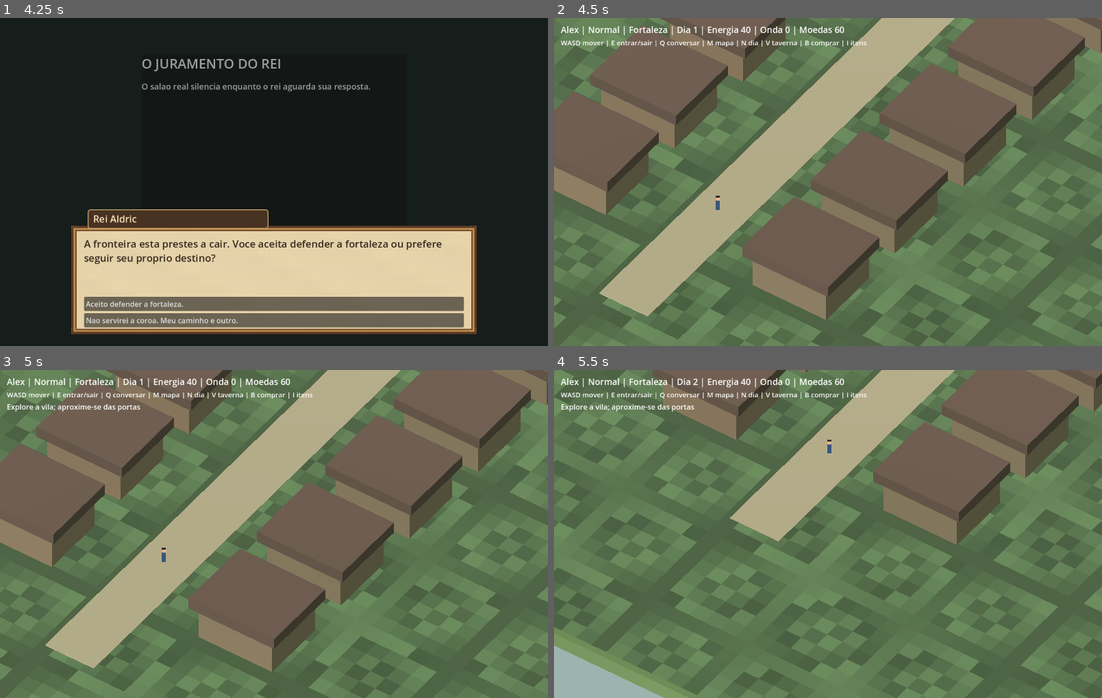
Above: before the commit, frames 1-4 (two rows, left to right).
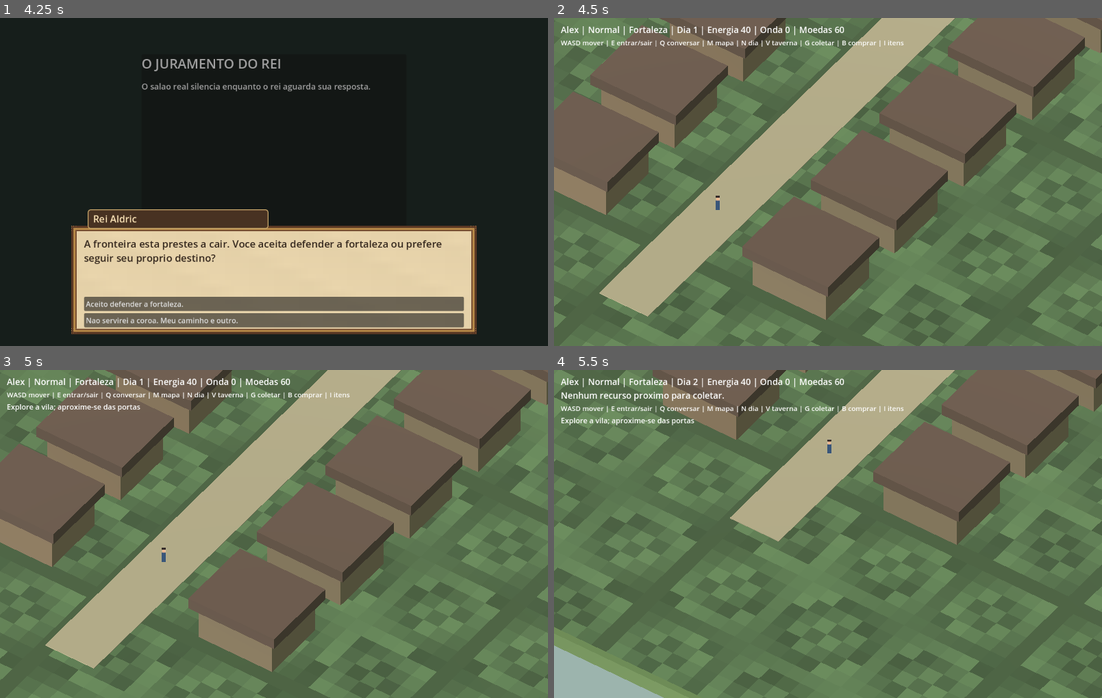
Above: after the commit, the same moments.

Repository: alexandre10227-afk/fortaleza-ultimo-bastiao
Game: Godot game, scene res://scenes/start.tscn
The game is run twice, just before and just after one commit, with the same random seed, the same clock (stepped at 60 frames per second) and the same inputs.
Inputs (mouse positions are in pixels of both pictures, inside the frame that each line leads up to):
- Up to frame 1 (4.25 s): click (274, 139) at 0.52 s; type "Alex" at 0.6 s; click "Normal" at 1.25 s; click "Normal" at 2 s; click "Comecar: audiencia com o rei" at 2.75 s; tap Enter at 3.5 s; hold D from 3.53 s (still down); tap G at 3.6 s; tap Space at 3.77 s; tap N at 3.8 s
- Up to frame 2 (4.5 s): release D at 4.25 s; click "Aceito defender a fortaleza." at 4.25 s
- Up to frame 3 (5 s): no input
- Up to frame 4 (5.5 s): tap Space at 5, 5.27 s; hold S from 5.03 s (still down); tap N at 5.1 s; tap G at 5.3 s

Frame 1 is identical in both runs. In frame 2, 0.1% of the frame differs, in the area x 45-64%, y 6-9%; in frame 3, 0.1%; in frame 4, 1.3%, in the area x 1-64%, y 6-17%.
Error before the commit: Cannot call method 'get_children' on a null value. (res://scripts/world.gd:410)
Error after the commit: Cannot call method 'get_children' on a null value. (res://scripts/world.gd:414)

Commit message:
feat(stage1): objetos de coleta nas regiões e missões por escolhas de diálogo

Diff:
--- a/novo_projeto/scripts/world.gd
+++ b/novo_projeto/scripts/world.gd
@@ -19,6 +19,7 @@
 var world_environment: WorldEnvironment
 var dialogue_ui: Control
 var _dialogue_npc: Dictionary = {}
+var resource_visuals: Dictionary = {}
 const HINT_REFRESH_SECONDS := 0.18
 var _hint_accumulator := 0.0
 var _cached_hint := ""
@@ -150,7 +151,7 @@
     help.add_theme_font_size_override("font_size", 15)
     help.text = "WASD: explorar | N: avancar dia | T: viajar | C: cronicas | F5: salvar"
     column.add_child(help)
-    help.text = "WASD mover | E entrar/sair | Q conversar | M mapa | N dia | V taverna | B comprar | I itens"
+    help.text = "WASD mover | E entrar/sair | Q conversar | M mapa | N dia | V taverna | G coletar | B comprar | I itens"
     interact_hint = Label.new()
     column.add_child(interact_hint)
     news = RichTextLabel.new()
@@ -199,9 +200,12 @@
         KEY_N:
             GameState.advance_days(1)
             _refresh_resident_positions()
+            _refresh_resource_visibility()
             _refresh_hud()
         KEY_Q:
             _talk_to_nearest_npc()
+        KEY_G:
+            _gather_nearby()
         KEY_T, KEY_M:
             _toggle_map()
         KEY_E:
@@ -432,6 +436,7 @@
         for index in range(3):
             _make_box(regional_details, Vector3(-24 + index * 24, 3, -33), Vector3(5, 6, 5), Color("#8e9188"))
     _spawn_residents()
+    _spawn_resources()
 
 func _spawn_residents() -> void:
     for visual in npc_visuals.values():
@@ -480,7 +485,11 @@
         GameState.remember(id, "primeiro_encontro" if first_meeting else "conversa")
         GameState.save_game()
         _dialogue_npc = npc
-        dialogue_ui.show_dialogue(str(npc["name"]), str(npc["dialogue"]), ["Conte-me sobre seu trabalho.", "Ate logo."])
+        var options := ["Conte-me sobre seu trabalho."]
+        if GameState.OPENING_QUESTS.has(id):
+            options.append("Precisa de ajuda? / Entregar materiais")
+        options.append("Ate logo.")
+        dialogue_ui.show_dialogue(str(npc["name"]), str(npc["dialogue"]), options)
     _refresh_hud()
 
 func _create_dialogue_ui() -> void:
@@ -493,9 +502,66 @@
     if _dialogue_npc.is_empty():
         dialogue_ui.close_dialogue()
         return
+    var id := str(_dialogue_npc.get("id", ""))
+    var name_value := str(_dialogue_npc.get("name", "Morador"))
     if index == 0:
         var profession := str(_dialogue_npc.get("profession", "viajante"))
-        var name_value := str(_dialogue_npc.get("name", "Morador"))
-        dialogue_ui.show_dialogue(name_value, "Meu oficio e %s. Esta cidade muda a cada dia; precisamos cuidar uns dos outros." % profession)
+        dialogue_ui.show_dialogue(name_value, "Meu oficio e %s. Esta cidade muda a cada dia." % profession)
+    elif index == 1 and GameState.OPENING_QUESTS.has(id):
+        var quest: Dictionary = GameState.OPENING_QUESTS[id]
+        var status := str(GameState.quest_progress.get(id, ""))
+        if status == "complete":
+            dialogue_ui.show_dialogue(name_value, "Voce ja me ajudou. Sua bondade nao sera esquecida.")
+        elif status == "active" and GameState.complete_quest(id):
+            dialogue_ui.show_dialogue(name_value, "Excelente! Aqui estao suas %d moedas. Obrigado!" % int(quest["reward"]))
+        elif status == "active":
+            dialogue_ui.show_dialogue(name_value, "Ainda preciso de %d unidades de %s. Explore os arredores e use G para coletar." % [int(quest["amount"]), str(quest["item"])])
+        else:
+            GameState.start_quest(id)
+            dialogue_ui.show_dialogue(name_value, "Missao iniciada: %s. Traga %d unidades de %s para receber %d moedas." % [str(quest["title"]), int(quest["amount"]), str(quest["item"]), int(quest["reward"])])
+        _refresh_hud()
     else:
         dialogue_ui.close_dialogue()
+
+func _spawn_resources() -> void:
+    for obj in resource_visuals.values():
+        if is_instance_valid(obj):
+            obj.queue_free()
+    resource_visuals.clear()
+    var item_id := "ferro" if GameState.current_region == "Fortaleza" else "ervas"
+    for index in range(5):
+        var node_id := "%s_%s_%d" % [GameState.current_region, item_id, index]
+        var resource := MeshInstance3D.new()
+        var mesh := SphereMesh.new()
+        mesh.radius = 0.43
+        mesh.height = 0.7
+        resource.mesh = mesh
+        resource.position = Vector3(-3 + float(index % 3) * 3.0, 0.35, 5 + float(index / 3) * 3.0)
+        var mat := StandardMaterial3D.new()
+        mat.albedo_color = Color("#779e63") if item_id == "ervas" else Color("#69747e")
+        resource.material_override = mat
+        settlement.add_child(resource)
+        resource_visuals[node_id] = resource
+    _refresh_resource_visibility()
+
+func _refresh_resource_visibility() -> void:
+    for node_id in resource_visuals.keys():
+        if is_instance_valid(resource_visuals[node_id]):
+            resource_visuals[node_id].visible = int(GameState.collected_nodes.get(node_id, -1)) != GameState.day
+
+func _gather_nearby() -> void:
+    if not active_interior.is_empty() or map_open or dialogue_ui.visible:
+        return
+    for node_id in resource_visuals.keys():
+        var obj: MeshInstance3D = resource_visuals[node_id]
+        if not is_instance_valid(obj) or not obj.visible:
+            continue
+        if Vector2(player.position.x, player.position.z).distance_to(Vector2(obj.position.x, obj.position.z)) < 2.0:
+            var item_id := "ferro" if GameState.current_region == "Fortaleza" else "ervas"
+            if GameState.collect_resource(str(node_id), item_id):
+                last_message = "Coletou 1 %s. Veja seu inventario com I." % item_id
+                _refresh_resource_visibility()
+                _refresh_hud()
+                return
+    last_message = "Nenhum recurso proximo para coletar."
+    _refresh_hud()
